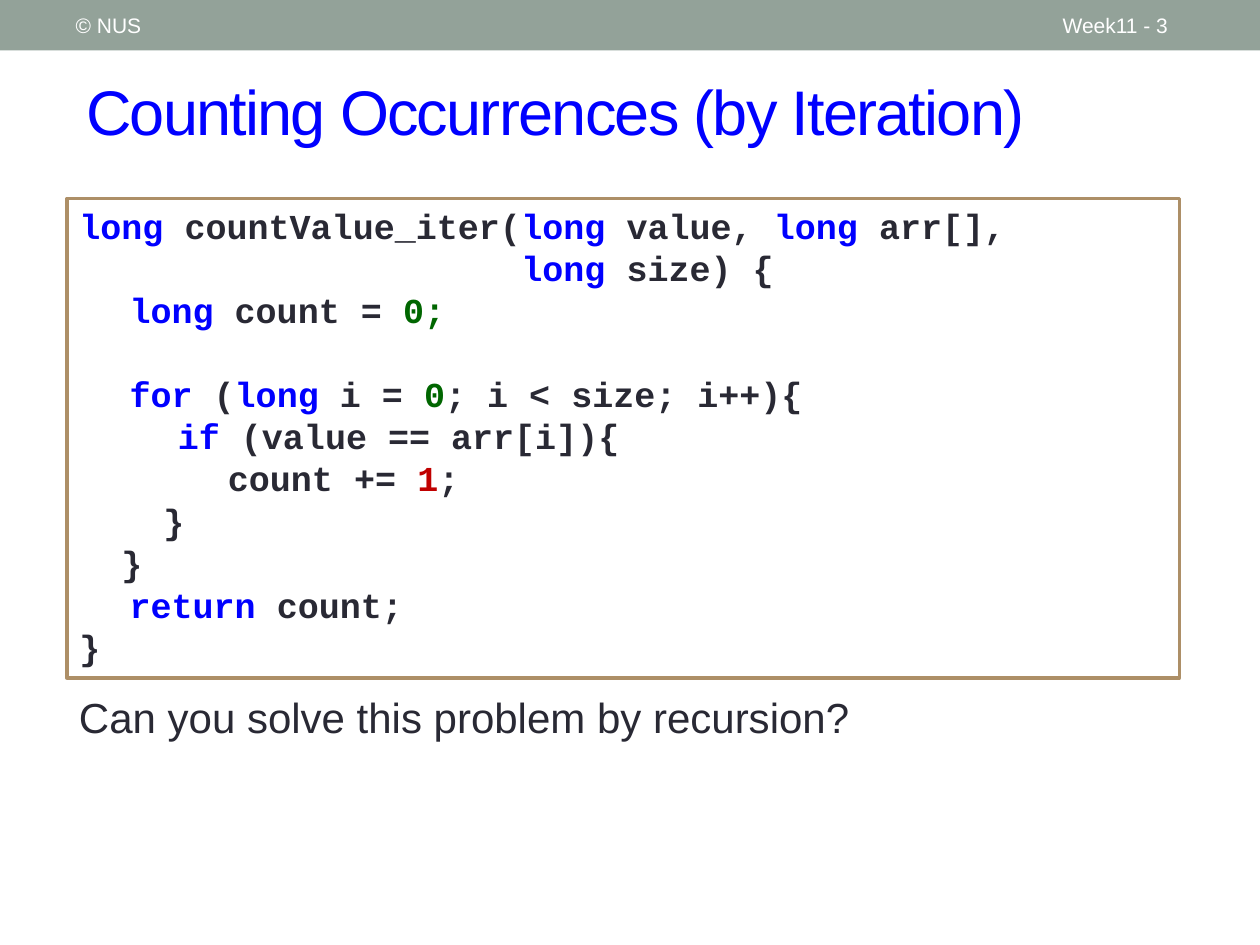
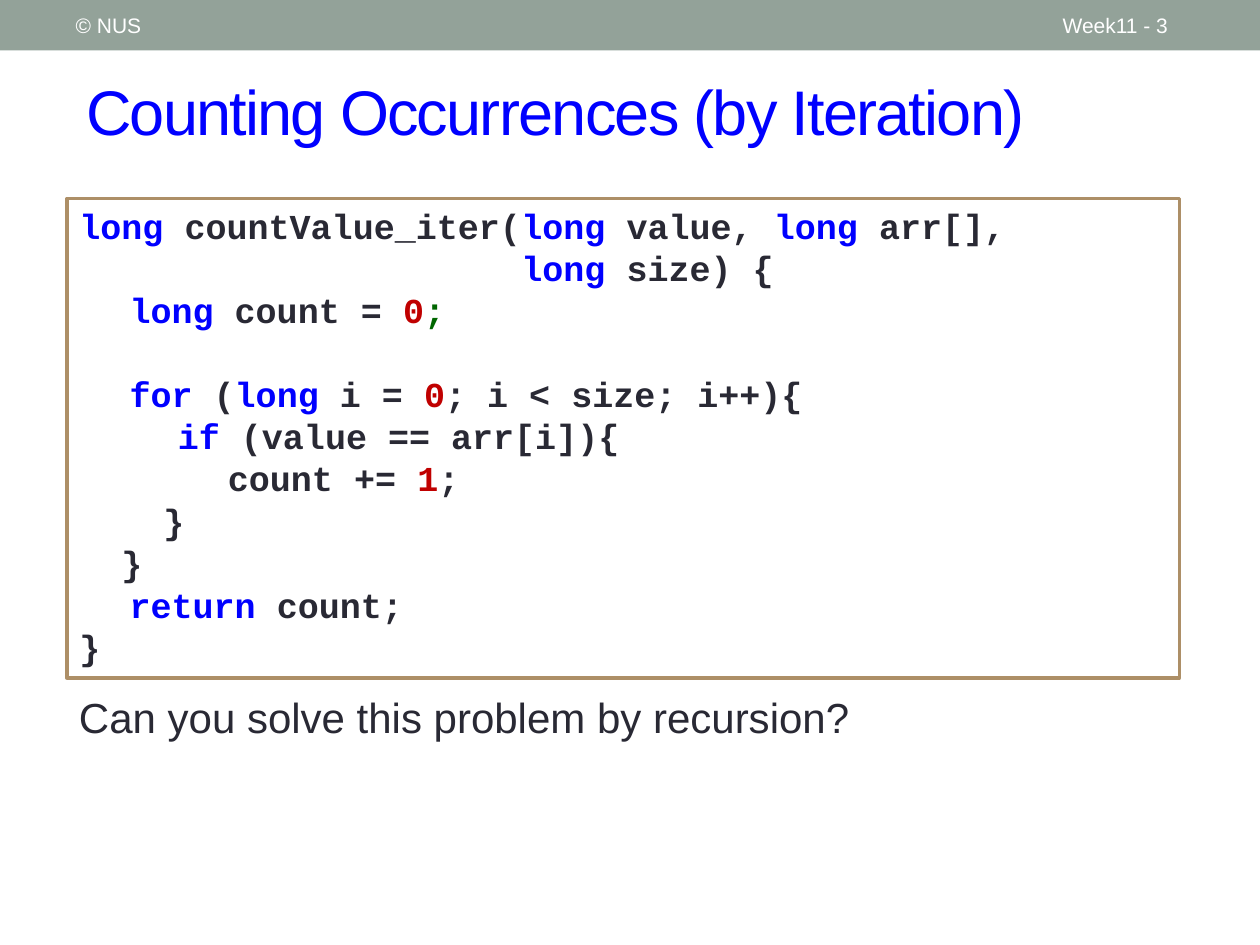
Before and after one commit to nus-cs1010-2021-s2/website, a slide deck: slide 3 of slides/Week11_Recap.pptx. Drawn at 1260x945 pixels with LibreOffice and Linux fonts; fonts in the diff are those of the drawing. Boxes give left, top, right and bottom in pixels: in the first picture for what was removed or moved away, otherwise in the second. Text is boxed around its words. In the diff, an @@ line names an element or a change of style, - is before the commit and + after.

```diff
--- a/slides/Week11_Recap.pptx
+++ b/slides/Week11_Recap.pptx
@@ text in rectangle at [130,299,802,415]: text colour #006600 to #C00000 in "0;", "0;" @@
```
Also in this commit, not shown: 3 other slides changed, 9 slides added, 4 other files.
